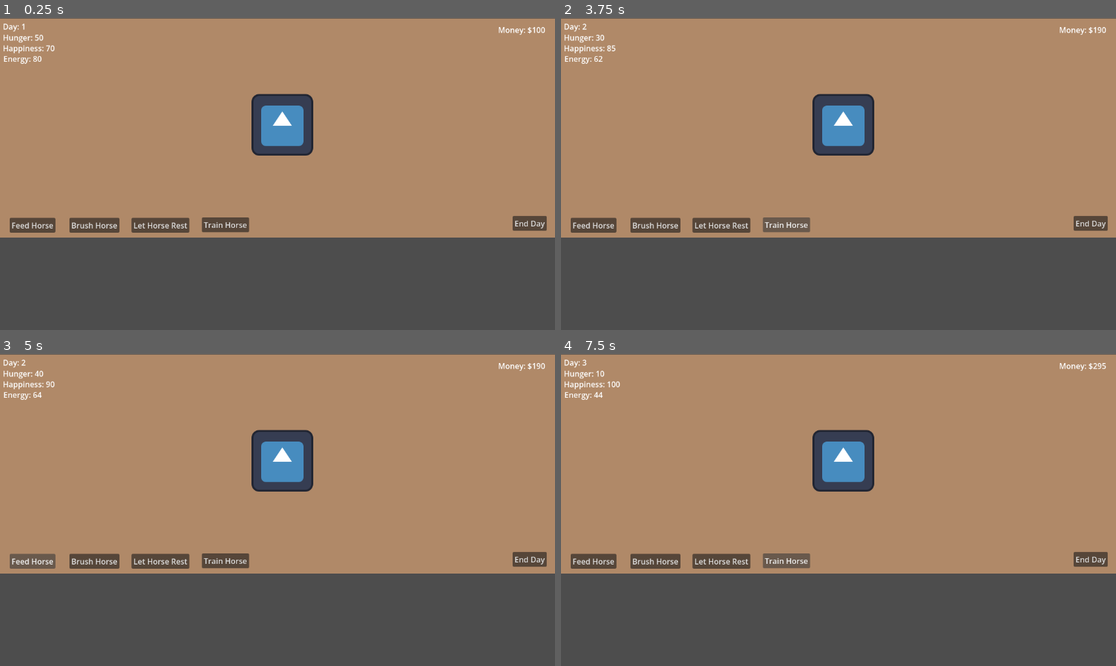
Above: before the commit, frames 1-4 (two rows, left to right).
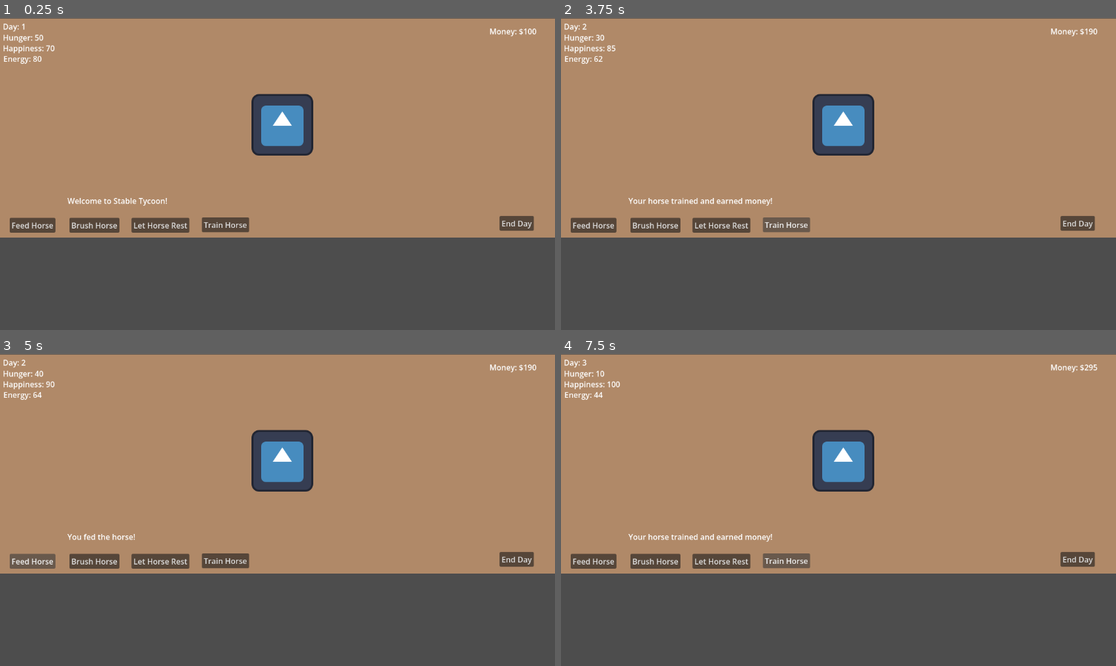
Above: after the commit, the same moments.

Repository: veronica-foltz/stable-tycoon
Game: Godot game, scene res://scenes/main.tscn
Two runs of this game, one before a commit and one after it. Both use one fixed random seed, a clock stepped at 60 frames per second and the inputs below. The engine's default icon, where the game draws it, is replaced by a stand-in: a white triangle on a blue panel in a dark square.
Inputs:
- Up to frame 1 (0.25 s): no input
- Up to frame 2 (3.75 s): click "Feed Horse" at 0.5 s; click "End Day" at 1.25 s; click "Brush Horse" at 2 s; click "Let Horse Rest" at 2.75 s; click "Train Horse" at 3.5 s
- Up to frame 3 (5 s): click "Feed Horse" at 4.25 s
- Up to frame 4 (7.5 s): click "End Day" at 5 s; click "Brush Horse" at 5.75 s; click "Let Horse Rest" at 6.5 s; click "Train Horse" at 7.25 s

The runs differ from the first frame. In frame 1, 0.6% of the frame differs, in the area x 12-99%, y 2-69%; in frame 2, 0.7%; in frame 3, 0.5%; in frame 4, 0.7%.

Commit message:
Interactive buttons
made buttons interactive

Diff:
--- a/stable-tycoon/scenes/main.gd
+++ b/stable-tycoon/scenes/main.gd
@@ -30,6 +30,8 @@
 	if energy > 100:
 		energy = 100
 
+	update_status("You fed the horse!")
+
 	update_hunger_label()
 	update_happiness_label()
 	update_energy_label()
@@ -47,9 +49,10 @@
 func update_energy_label():
 	energy_label.text = "Energy: " + str(energy)
 
-
 var day = 1
 @onready var day_label = $DayLabel
+
+@onready var status_label = $StatusLabel
 
 func update_day_label():
 	day_label.text = "Day: " + str(day)
@@ -70,6 +73,8 @@
 		energy = 0
 
 	money += happiness
+
+	update_status("A new day begins.")
 
 	update_day_label()
 	update_hunger_label()
@@ -97,6 +102,8 @@
 	if energy < 0:
 		energy = 0
 
+	update_status("You brushed the horse!")
+
 	update_happiness_label()
 	update_energy_label()
 
@@ -112,6 +119,8 @@
 
 	if hunger < 0:
 		hunger = 0
+
+	update_status("Your horse rested.")
 
 	update_energy_label()
 	update_hunger_label()
@@ -135,7 +144,12 @@
 	if happiness > 100:
 		happiness = 100
 
+	update_status("Your horse trained and earned money!")
+
 	update_money_label()
 	update_energy_label()
 	update_hunger_label()
 	update_happiness_label()
+
+func update_status(message):
+	status_label.text = message
--- a/stable-tycoon/scenes/main.tscn
+++ b/stable-tycoon/scenes/main.tscn
@@ -70,18 +70,18 @@
 
 [node name="EndDayButton" type="Button" parent="." unique_id=381692743]
 layout_mode = 0
-offset_left = 1064.0
+offset_left = 1037.0
 offset_top = 411.0
-offset_right = 1135.0
+offset_right = 1108.0
 offset_bottom = 442.0
 text = "End Day"
 
 [node name="MoneyLabel" type="Label" parent="." unique_id=851404742]
 layout_mode = 0
-offset_left = 1034.0
-offset_top = 13.0
-offset_right = 1132.0
-offset_bottom = 36.0
+offset_left = 1016.0
+offset_top = 16.0
+offset_right = 1114.0
+offset_bottom = 39.0
 text = "Money: $100"
 
 [node name="BrushButton" type="Button" parent="." unique_id=2146063052]
@@ -108,6 +108,14 @@
 offset_bottom = 445.0
 text = "Train Horse"
 
+[node name="StatusLabel" type="Label" parent="." unique_id=232731945]
+layout_mode = 0
+offset_left = 140.0
+offset_top = 368.0
+offset_right = 352.0
+offset_bottom = 391.0
+text = "Welcome to Stable Tycoon! "
+
 [connection signal="pressed" from="FeedButton" to="." method="_on_feed_button_pressed"]
 [connection signal="pressed" from="EndDayButton" to="." method="_on_end_day_button_pressed"]
 [connection signal="pressed" from="BrushButton" to="." method="_on_brush_button_pressed"]
